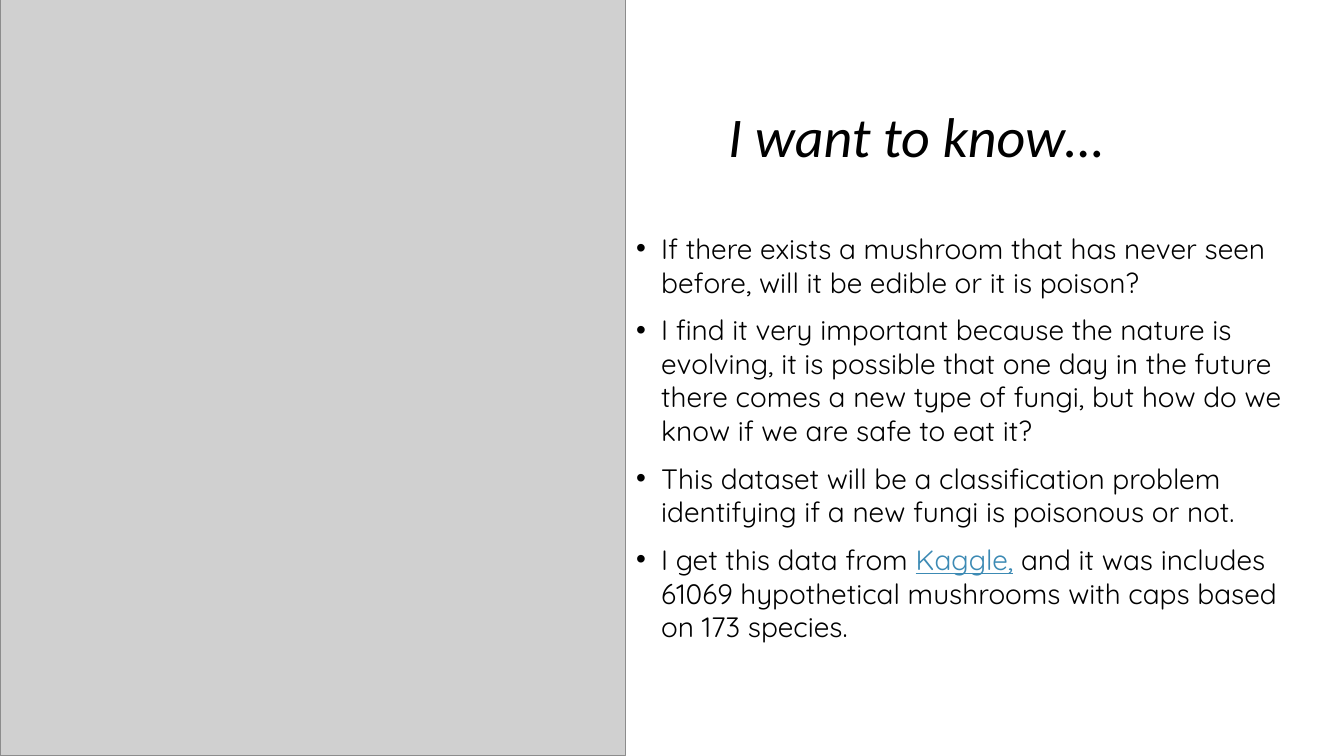
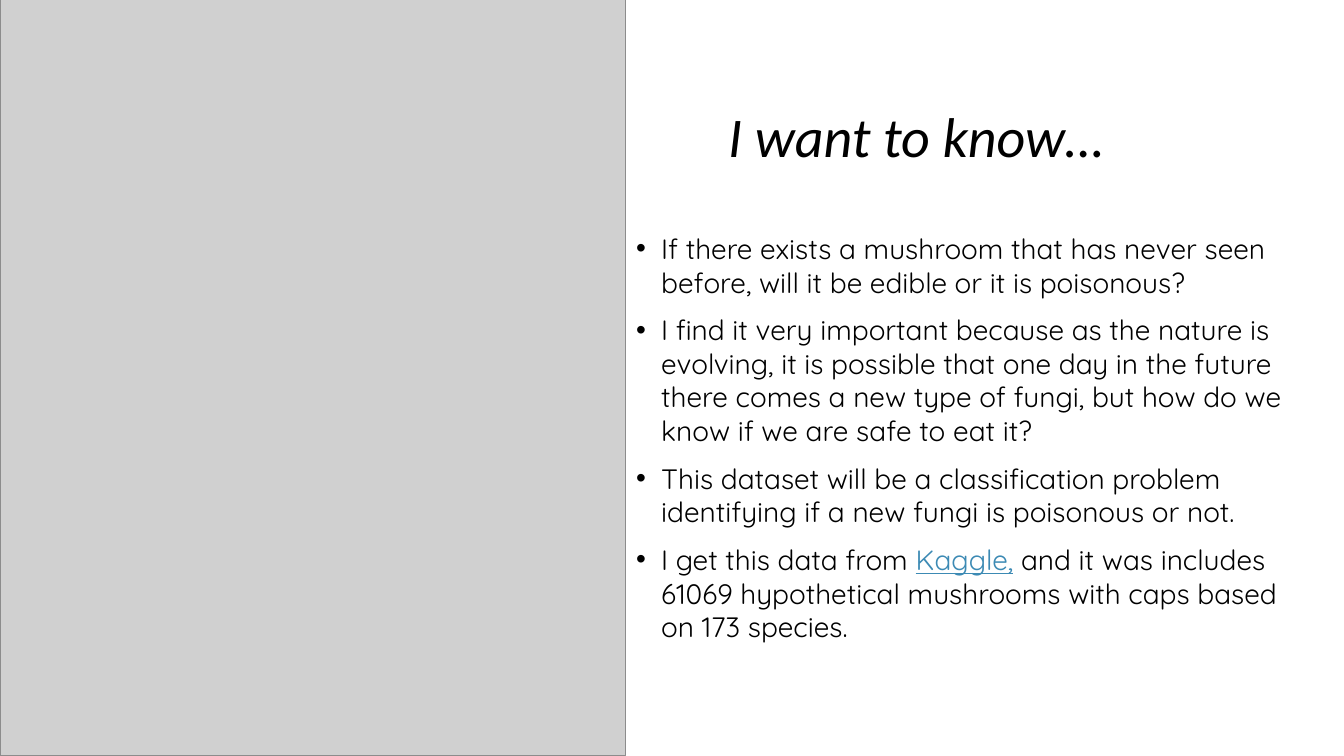
Before and after one commit to kathywu1201/Mushroom_Edibility_Classification_ML_Project, a slide deck: slide 2 of midterm_presentation.pptx. Drawn at 1344x756 pixels with LibreOffice and Linux fonts; fonts in the diff are those of the drawing; grey boxes stand for pictures. Boxes give left, top, right and bottom in pixels: in the first picture for what was removed or moved away, otherwise in the second. Text is boxed around its words. In the diff, an @@ line names an element or a change of style, - is before the commit and + after.

```diff
--- a/midterm_presentation.pptx
+++ b/midterm_presentation.pptx
@@ text at [661, 238, 1282, 442]: text changed @@
-• If there exists a mushroom that has never seen before, will it be edible or it is poison?
-• I find it very important because the nature is evolving, it is possible that one day in the future there comes a new type of fungi, but how do we know if we are safe to eat it?
+• If there exists a mushroom that has never seen before, will it be edible or it is poisonous?
+• I find it very important because as the nature is evolving, it is possible that one day in the future there comes a new type of fungi, but how do we know if we are safe to eat it?
```
Also in this commit, not shown: 3 other files.
